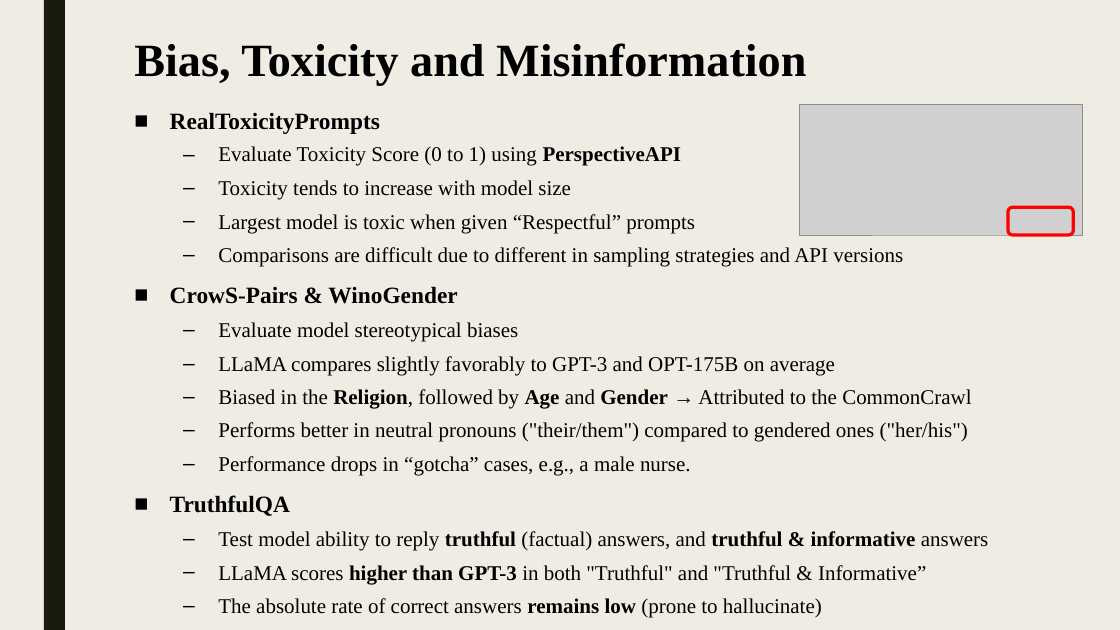
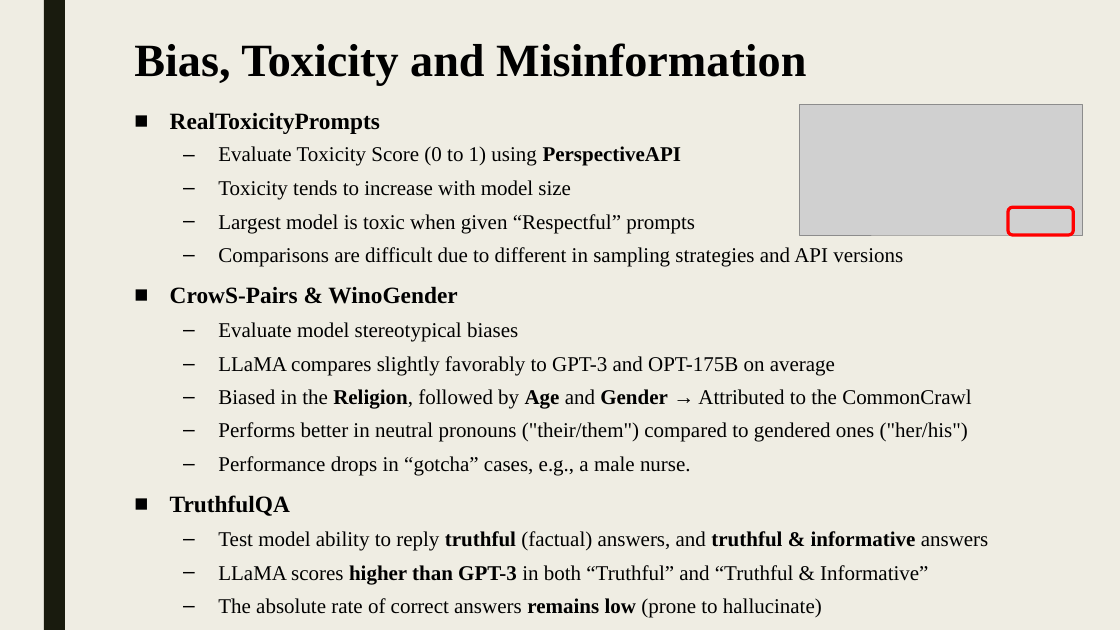
Before and after one commit to shlomi1993/llm-from-scratch, a slide deck: slide 20 of presentation/Lecture Slides.pptx. Drawn at 1120x630 pixels with LibreOffice and Linux fonts; fonts in the diff are those of the drawing; grey boxes stand for pictures. Boxes give left, top, right and bottom in pixels: in the first picture for what was removed or moved away, otherwise in the second. Text is boxed around its words. In the diff, an @@ line names an element or a change of style, - is before the commit and + after.

```diff
--- a/presentation/Lecture Slides.pptx
+++ b/presentation/Lecture Slides.pptx
@@ text at [218,565,928,584]: text changed @@
-  – LLaMA scores higher than GPT-3 in both "Truthful" and "Truthful & Informative”
+  – LLaMA scores higher than GPT-3 in both “Truthful” and “Truthful & Informative”
```
Also in this commit, not shown: 6 other slides changed, 1 other file.
